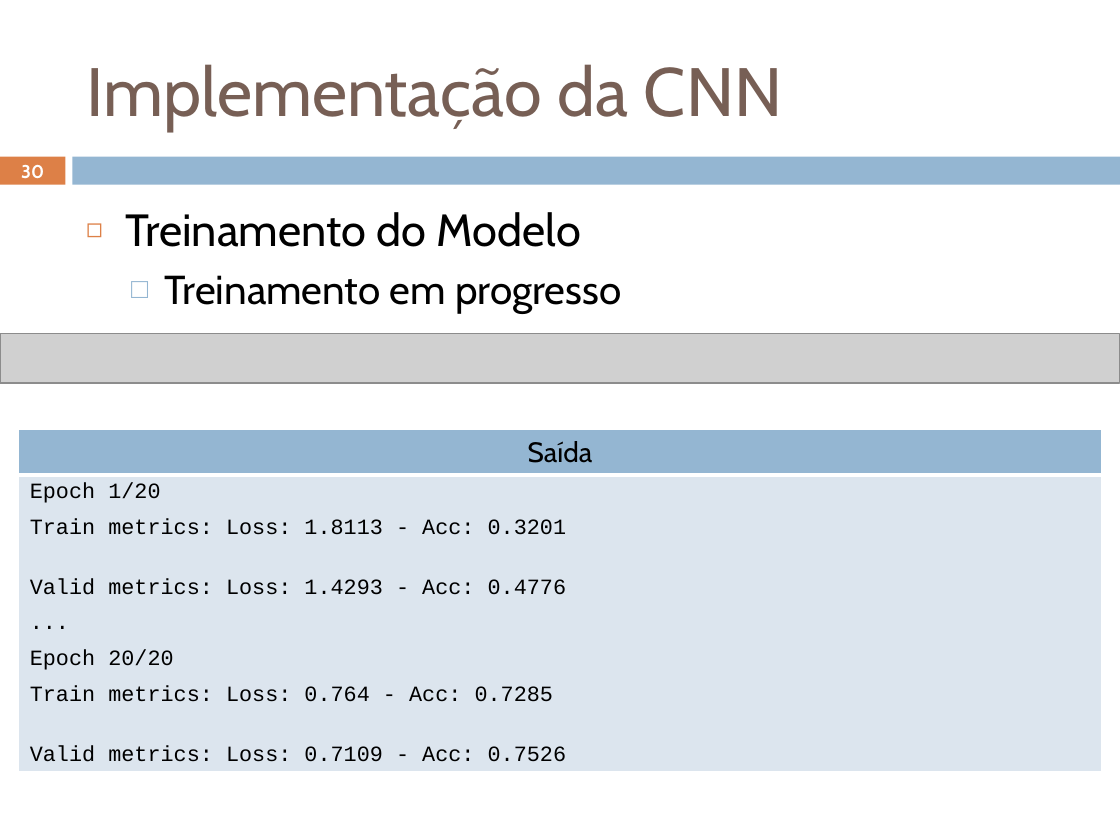
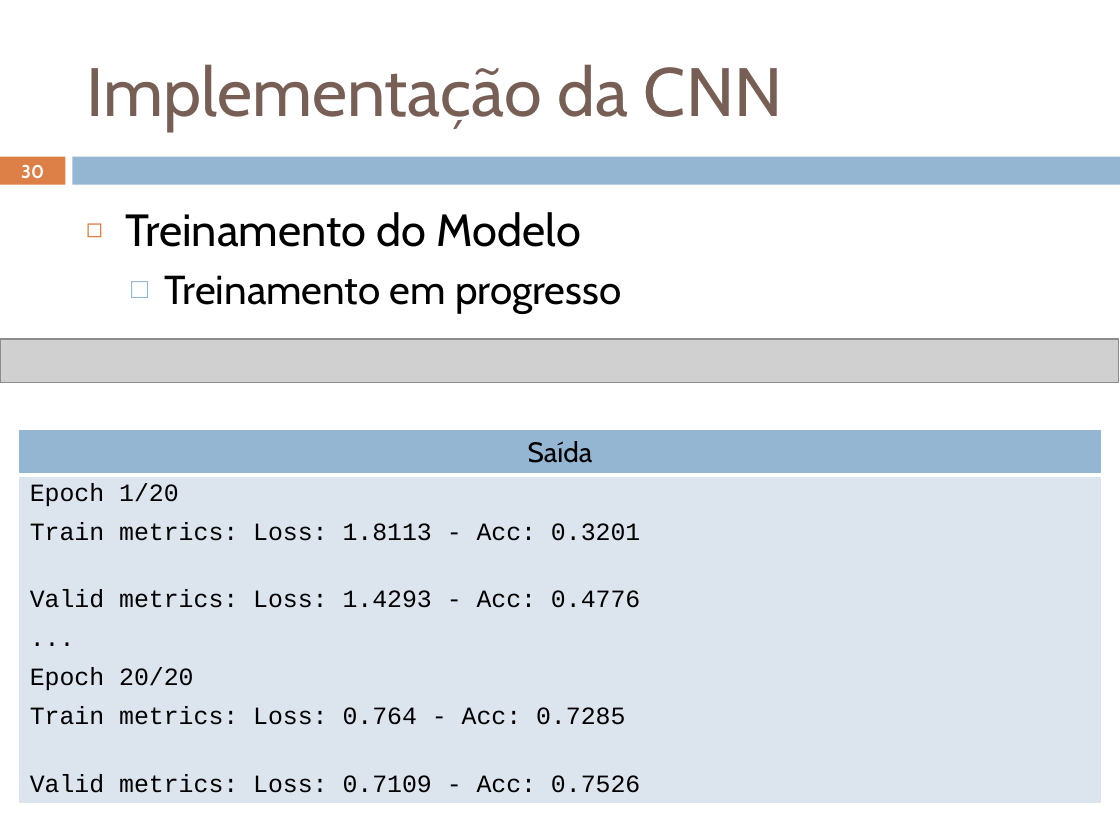
Before and after one commit to renanbeserra/projeto1va, a slide deck: slide 30 of Aula CNN.pptx. Drawn at 1120x840 pixels with LibreOffice and Linux fonts; fonts in the diff are those of the drawing; grey boxes stand for pictures; background and template pictures are left out. Boxes give left, top, right and bottom in pixels: in the first picture for what was removed or moved away, otherwise in the second. Text is boxed around its words. In the diff, an @@ line names an element or a change of style, - is before the commit and + after.

```diff
--- a/Aula CNN.pptx
+++ b/Aula CNN.pptx
@@ picture: place and size @@
-picture at [0, 334, 1120, 383]
+picture at [0, 339, 1118, 383]
@@ table at [19, 430, 1102, 797] @@
@@ size 14 to 16 pt @@
```
Also in this commit, not shown: 2 other slides changed.
